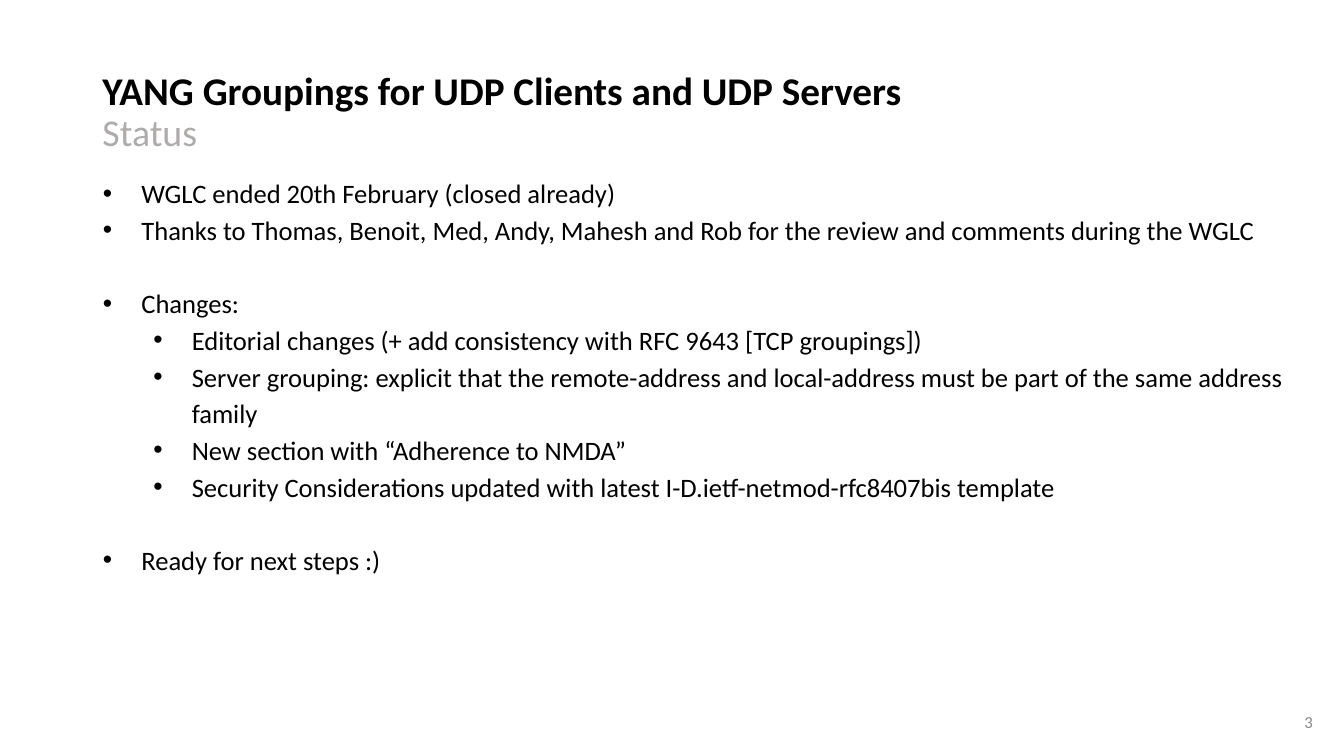
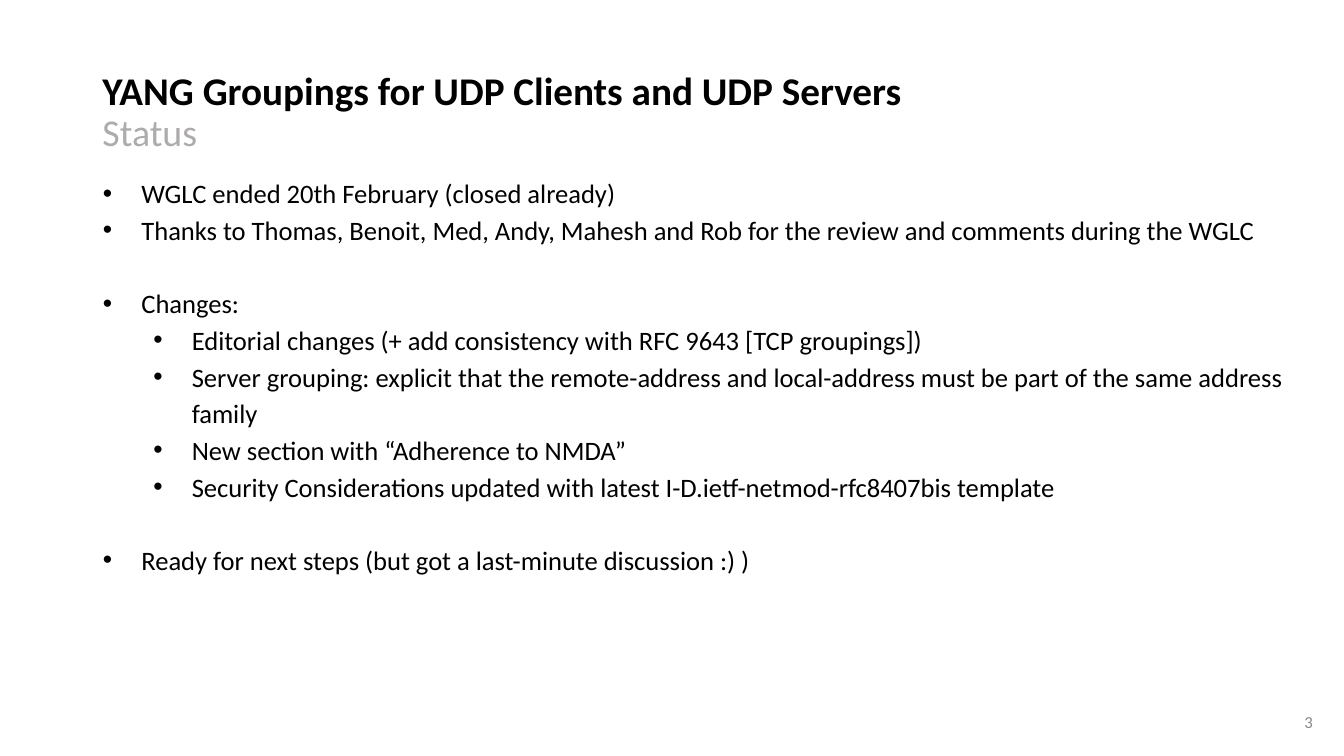
Before and after one commit to network-analytics/ietf-network-analytics-document-status, a slide deck: slide 3 of 122/NETCONF/draft-ietf-netconf-udp-client-server-06.pptx. Drawn at 1344x756 pixels with LibreOffice and Linux fonts; fonts in the diff are those of the drawing. Boxes give left, top, right and bottom in pixels: in the first picture for what was removed or moved away, otherwise in the second. Text is boxed around its words. In the diff, an @@ line names an element or a change of style, - is before the commit and + after.

```diff
--- a/122/NETCONF/draft-ietf-netconf-udp-client-server-06.pptx
+++ b/122/NETCONF/draft-ietf-netconf-udp-client-server-06.pptx
@@ text at (141, 550, 714, 575): text changed @@
-• Ready for next steps :)
+• Ready for next steps (but got a last-minute discussion :) )
```
Also in this commit, not shown: 2 slides added, 1 other file.
